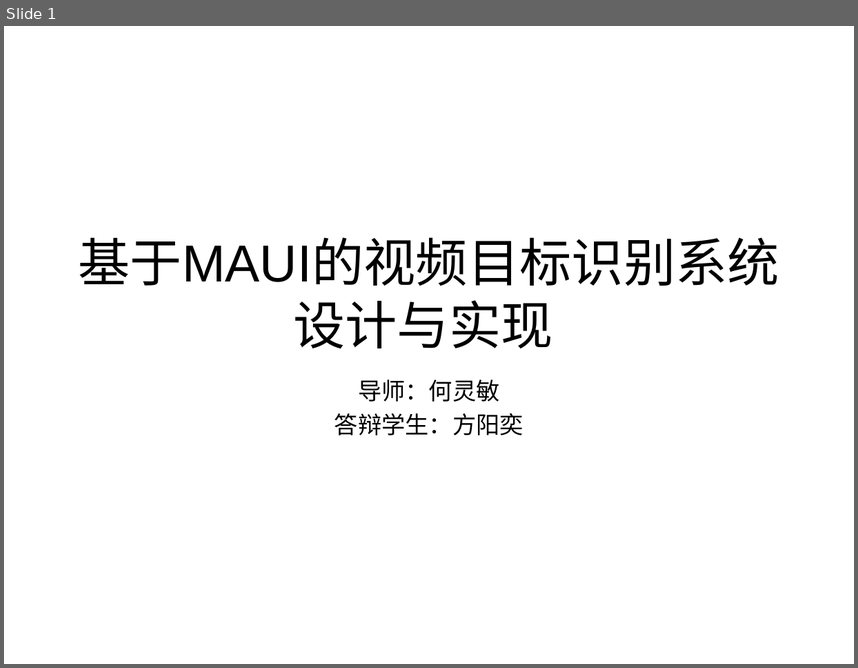
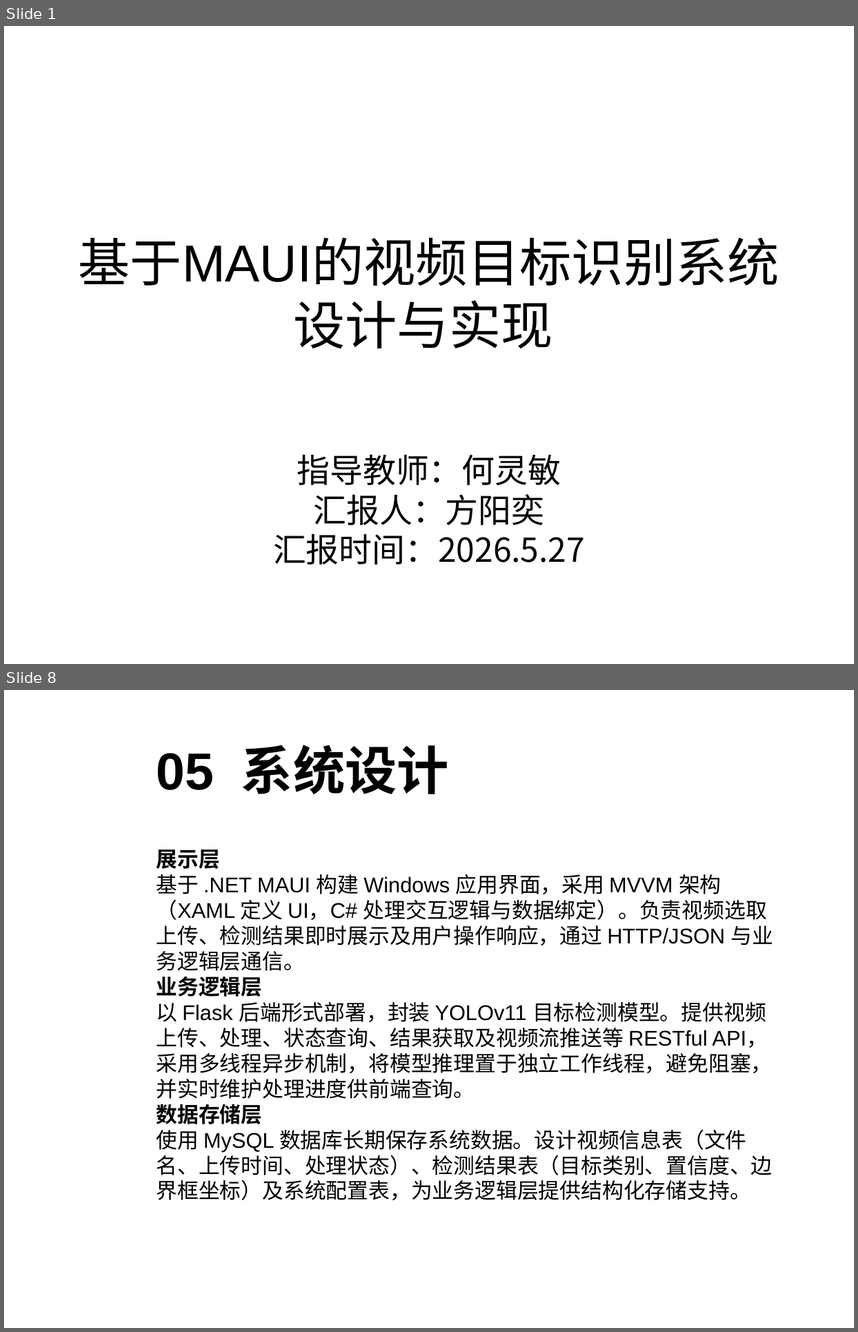
Before and after one commit to sanwan0104/maui_yolo_v1, a slide deck: 汇报.ppt. Shown one above the other, each under a label of ours: slide 1 before the commit, slides 1 and 8 after it; the slides between them are not shown. The pictures are 858x668 and 858x1332 pixels, drawn with LibreOffice and Linux fonts; fonts in the diff are those of the drawing; background and template pictures are left out. Boxes give left, top, right and bottom in pixels: in the first picture for what was removed or moved away, otherwise in the second. Text is boxed around its words. In the diff, an @@ line names an element or a change of style, - is before the commit and + after.

```diff
--- a/汇报.ppt
+++ b/汇报.ppt
@@ slide 8 added at [4,690,854,1328], background picture (left out) @@
@@ title added at [156,745,449,794], 44 pt, text #000000, bold @@
+05 系统设计
@@ text added at [156,849,774,1200], 18 pt, text #000000 @@
+展示层
+基于 .NET MAUI 构建 Windows 应用界面，采用 MVVM 架构（XAML 定义 UI，C# 处理交互逻辑与数据绑定）。负责视频选取上传、检测结果即时展示及用户操作响应，通过 HTTP/JSON 与业务逻辑层通信。
+业务逻辑层
+以 Flask 后端形式部署，封装 YOLOv11 目标检测模型。提供视频上传、处理、状态查询、结果获取及视频流推送等 RESTful API，采用多线程异步机制，将模型推理置于独立工作线程，避免阻塞，并实时维护处理进度供前端查询。
+数据存储层
+使用 MySQL 数据库长期保存系统数据。设计视频信息表（文件名、上传时间、处理状态）、检测结果表（目标类别、置信度、边界框坐标）及系统配置表，为业务逻辑层提供结构化存储支持。
@@ slide 1 changed as well @@
@@ text at [273,454,585,564]: text changed; size 20 to 28 pt; font Arial to Noto Sans CJK SC @@
-导师：何灵敏
-答辩学生：方阳奕
+指导教师：何灵敏
+汇报人：方阳奕
+汇报时间：2026.5.27
```
Also in this commit, not shown: 6 other slides added, 1 slide removed, 1 other file.
